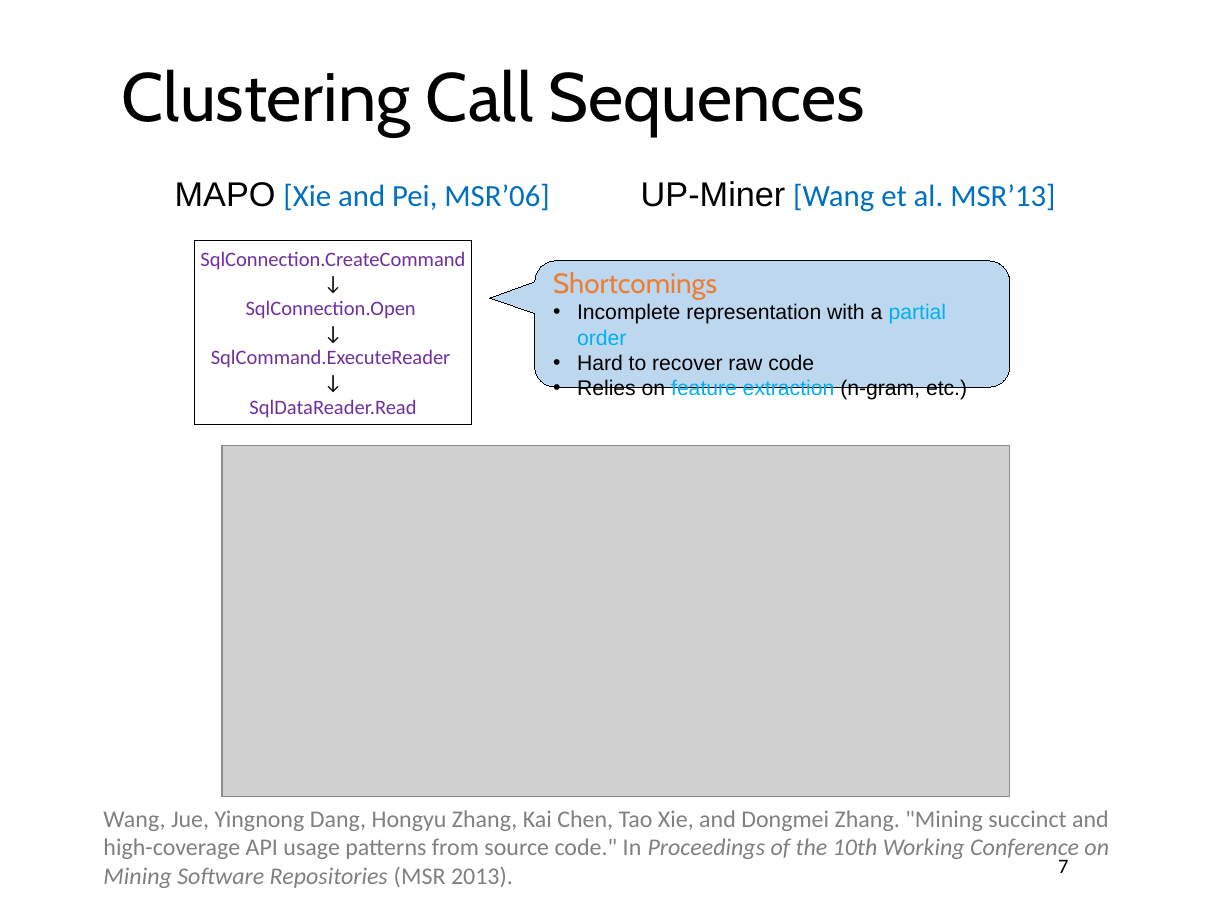
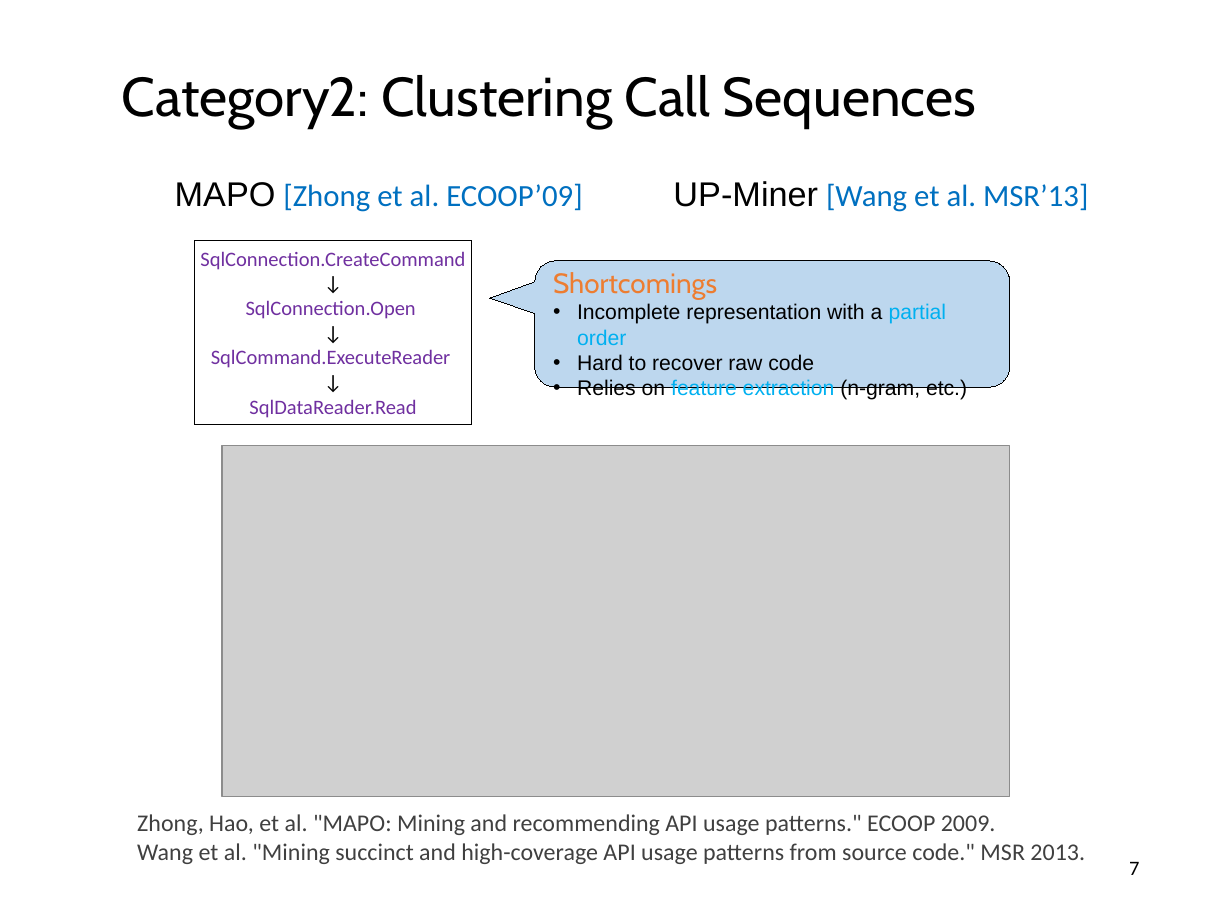
Before and after one commit to guxd/guxd.github.io, a slide deck: slide 7 of papers/slides/codekernel.pptx. Drawn at 1232x924 pixels with LibreOffice and Linux fonts; fonts in the diff are those of the drawing; grey boxes stand for pictures. Boxes give left, top, right and bottom in pixels: in the first picture for what was removed or moved away, otherwise in the second. Text is boxed around its words. In the diff, an @@ line names an element or a change of style, - is before the commit and + after.

```diff
--- a/papers/slides/codekernel.pptx
+++ b/papers/slides/codekernel.pptx
@@ title at box(122, 75, 976, 129): text changed; size 40 to 32 pt @@
-Clustering Call Sequences
+Category2: Clustering Call Sequences
@@ text at box(175, 181, 1088, 212): text changed @@
-MAPO [Xie and Pei, MSR’06] UP-Miner [Wang et al. MSR’13]
+MAPO [Zhong et al. ECOOP’09] UP-Miner [Wang et al. MSR’13]
@@ text at box(137, 814, 1085, 864): text changed; text colour #808080 to #404040 @@
-Wang, Jue, Yingnong Dang, Hongyu Zhang, Kai Chen, Tao Xie, and Dongmei Zhang. "Mining succinct and high-coverage API usage patterns from source code." In Proceedings of the 10th Working Conference on Mining Software Repositories (MSR 2013).
+Zhong, Hao, et al. "MAPO: Mining and recommending API usage patterns." ECOOP 2009.
+Wang et al. "Mining succinct and high-coverage API usage patterns from source code." MSR 2013.
@@ page number: place and size @@
-page number at box(1058, 860, 1068, 873)
+page number at box(1129, 862, 1139, 875)
```
Also in this commit, not shown: 20 other slides changed, 2 slides added, 2 slides removed.
